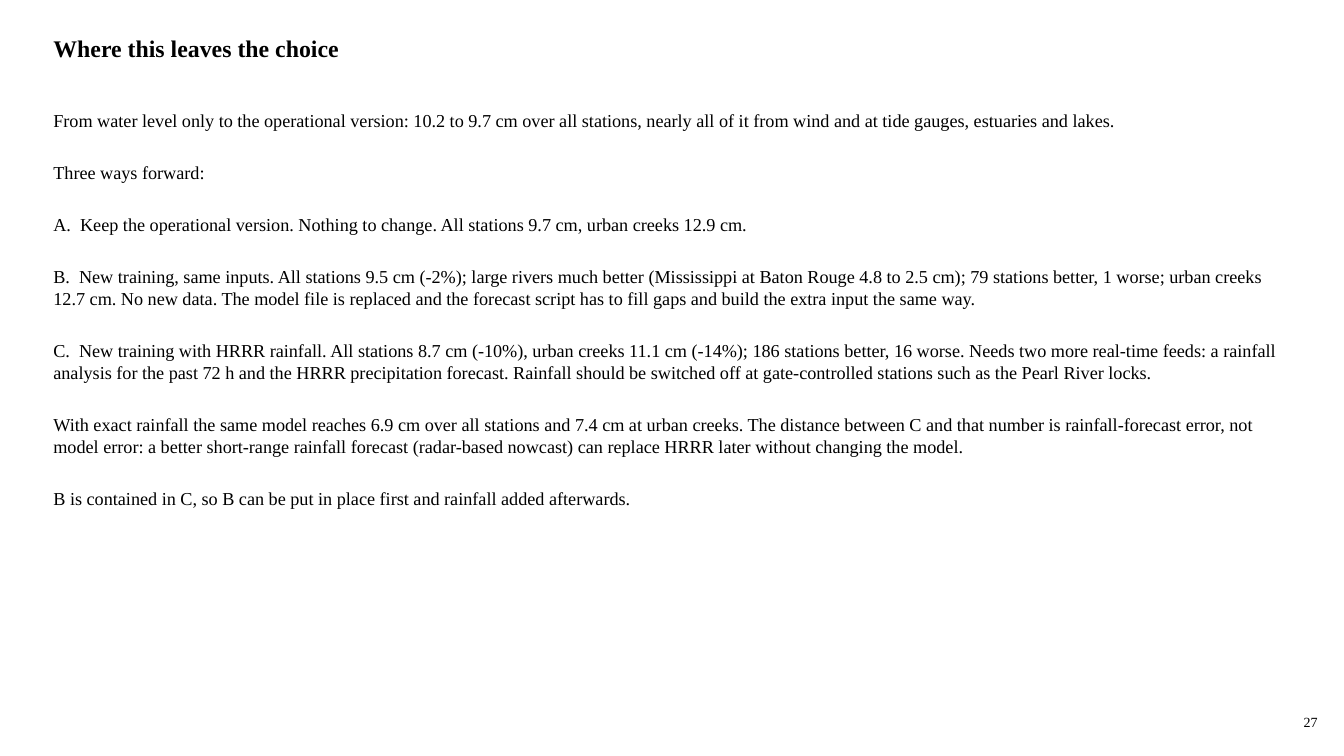
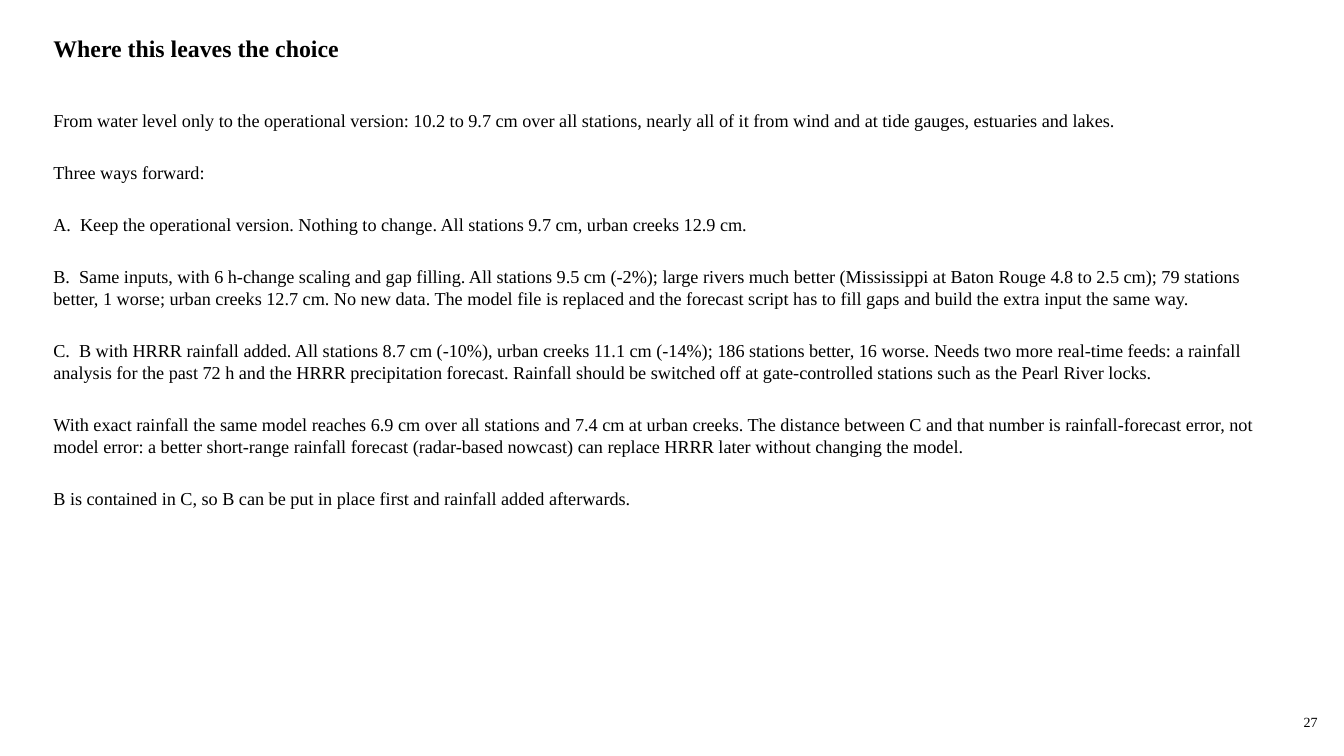
Before and after one commit to LaurenW1997/subdomainLSTM, a slide deck: slide 27 of deliverables/17_versions/version_comparison.pptx. Drawn at 1344x756 pixels with LibreOffice and Linux fonts; fonts in the diff are those of the drawing. Boxes give left, top, right and bottom in pixels: in the first picture for what was removed or moved away, otherwise in the second. Text is boxed around its words. In the diff, an @@ line names an element or a change of style, - is before the commit and + after.

```diff
--- a/deliverables/17_versions/version_comparison.pptx
+++ b/deliverables/17_versions/version_comparison.pptx
@@ text at (53,270,1240,383): text changed @@
-B. New training, same inputs. All stations 9.5 cm (-2%); large rivers much better (Mississippi at Baton Rouge 4.8 to 2.5 cm); 79 stations better, 1 worse; urban creeks 12.7 cm. No new data. The model file is replaced and the forecast script has to fill gaps and build the extra input the same way.
-C. New training with HRRR rainfall. All stations 8.7 cm (-10%), urban creeks 11.1 cm (-14%); 186 stations better, 16 worse. Needs two more real-time feeds: a rainfall analysis for the past 72 h and the HRRR precipitation forecast. Rainfall should be switched off at gate-controlled stations such as the Pearl River locks.
+B. Same inputs, with 6 h-change scaling and gap filling. All stations 9.5 cm (-2%); large rivers much better (Mississippi at Baton Rouge 4.8 to 2.5 cm); 79 stations better, 1 worse; urban creeks 12.7 cm. No new data. The model file is replaced and the forecast script has to fill gaps and build the extra input the same way.
+C. B with HRRR rainfall added. All stations 8.7 cm (-10%), urban creeks 11.1 cm (-14%); 186 stations better, 16 worse. Needs two more real-time feeds: a rainfall analysis for the past 72 h and the HRRR precipitation forecast. Rainfall should be switched off at gate-controlled stations such as the Pearl River locks.
```
Also in this commit, not shown: 25 other slides changed, 30 other files.
